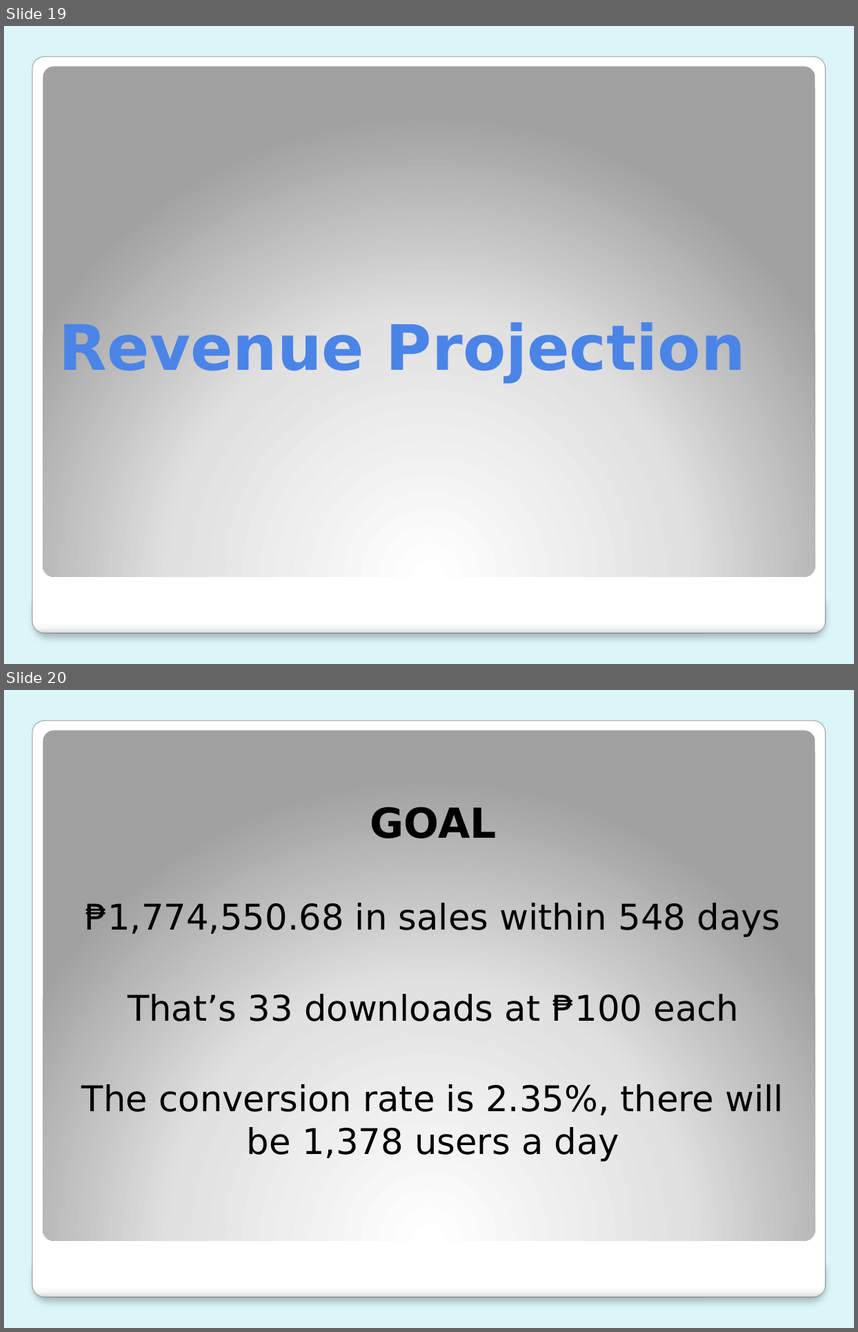
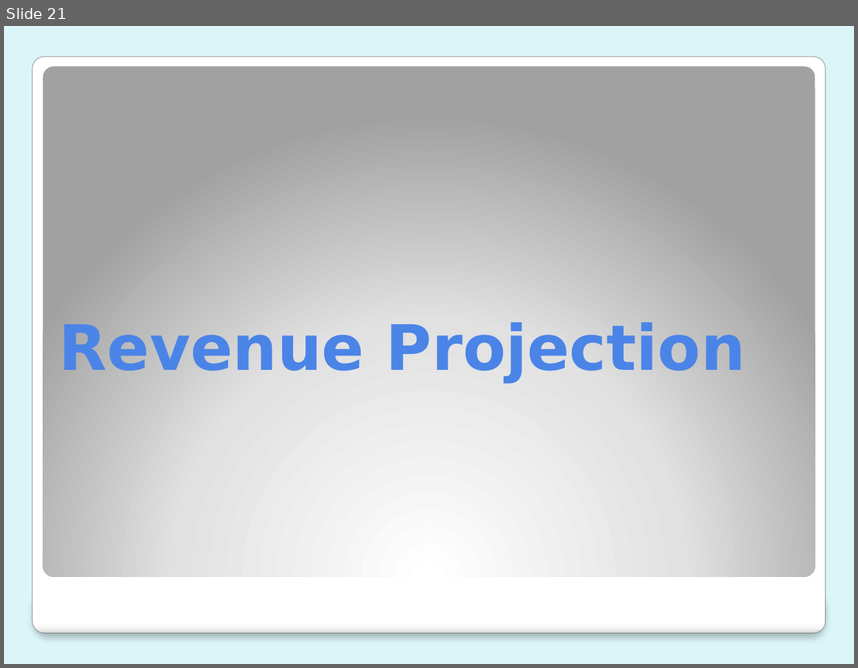
Before and after one commit to mlbelchez/Project---TENTREP, a slide deck: Presentation/PPT/Presentation 4.pptx. Shown one above the other, each under a label of ours: slides 19 and 20 before the commit, slide 21 after it. The pictures are 858x1332 and 858x668 pixels, drawn with LibreOffice and Linux fonts; fonts in the diff are those of the drawing. Boxes give left, top, right and bottom in pixels: in the first picture for what was removed or moved away, otherwise in the second. Text is boxed around its words. In the diff, an @@ line names an element or a change of style, - is before the commit and + after.

```diff
--- a/Presentation/PPT/Presentation 4.pptx
+++ b/Presentation/PPT/Presentation 4.pptx
@@ slide 20 removed at bbox=[4, 690, 854, 1328], background #DBF5F9; not listed: 3 template elements that a slide beside it also shows @@
@@ text removed at bbox=[82, 807, 784, 1161] @@
-GOAL
-₱1,774,550.68 in sales within 548 days
-That’s 33 downloads at ₱100 each
-The conversion rate is 2.35%, there will be 1,378 users a day
@@ what was slide 19 is now slide 21 @@
```
Also in this commit, not shown: 12 slides changed, 5 slides added, 2 other slides removed.
